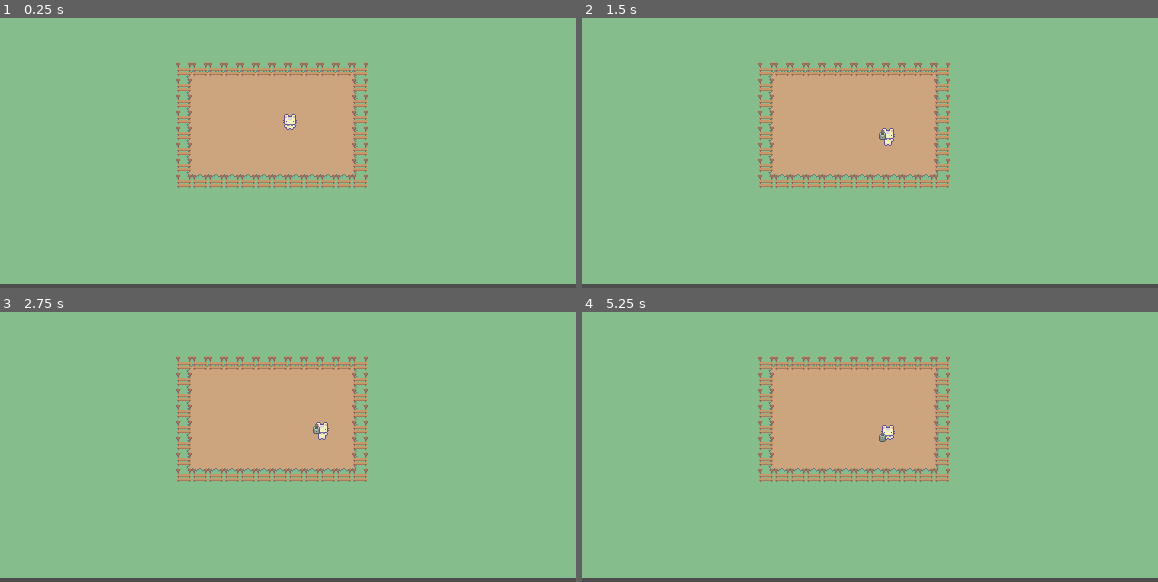
Above: before the commit, frames 1-4 (two rows, left to right).
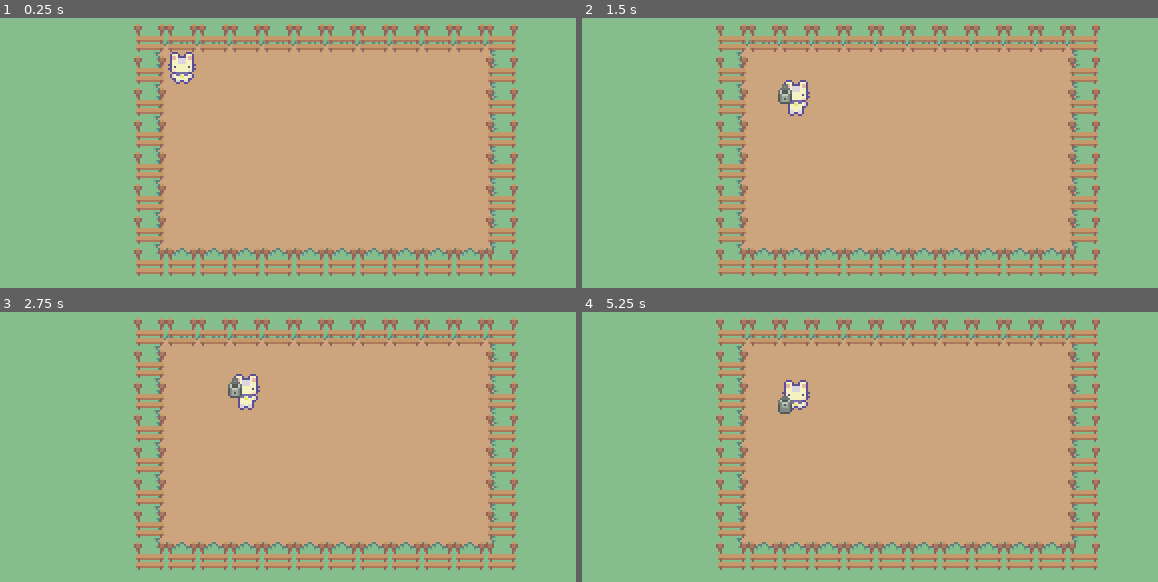
Above: after the commit, the same moments.

Repository: ebrandwein21/tigerhackgame
Game: Godot game, scene res://Stages/world.tscn
The game is run twice, just before and just after one commit, with the same random seed, the same clock (stepped at 60 frames per second) and the same inputs.
Inputs:
- Up to frame 1 (0.25 s): no input
- Up to frame 2 (1.5 s): tap Enter at 0.5 s; hold D (right) 0.53-1.28 s; hold Space (water) 0.53-1.28 s; hold S (down) from 1.28 s (still down); tap Space (water) at 1.35 s
- Up to frame 3 (2.75 s): tap Space (water) at 2 s; release S (down) at 2.03 s; hold D (right) from 2.03 s (still down); hold Space (water) from 2.03 s (still down)
- Up to frame 4 (5.25 s): release D (right) at 2.78 s; release Space (water) at 2.78 s; hold W (up) 2.78-3.53 s; tap Space (water) at 2.85, 4.35, 5 s; tap Enter at 3.5 s; hold Space (water) 3.53-4.28 s; hold A (left) 3.53-5.03 s; hold S (down) from 5.03 s (still down); hold Space (water) from 5.03 s (still down)

The runs differ from the first frame. In frame 1, 43% of the frame differs, in the area x 0-100%, y 2-100%; in frame 2, 44%; in frame 3, 44%; in frame 4, 44%.

Commit message:
Centered Player to Tilemap

Diff:
--- a/Stages/world.tscn
+++ b/Stages/world.tscn
@@ -153,7 +153,8 @@
 tile_set = SubResource("TileSet_cjwvm")
 
 [node name="Player" parent="." instance=ExtResource("1_mc3r7")]
-position = Vector2(290, 158)
+position = Vector2(200, 120)
 
 [node name="Camera2D" type="Camera2D" parent="."]
-position = Vector2(288, 162)
+position = Vector2(253, 149)
+zoom = Vector2(2, 2)
